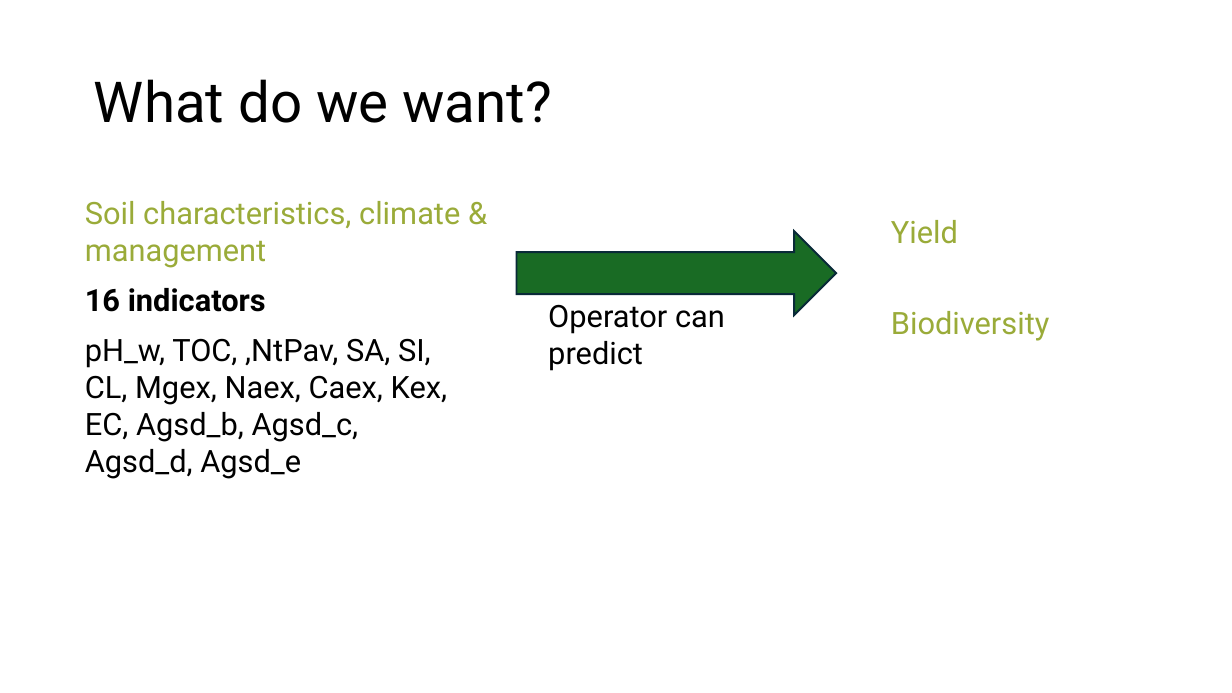
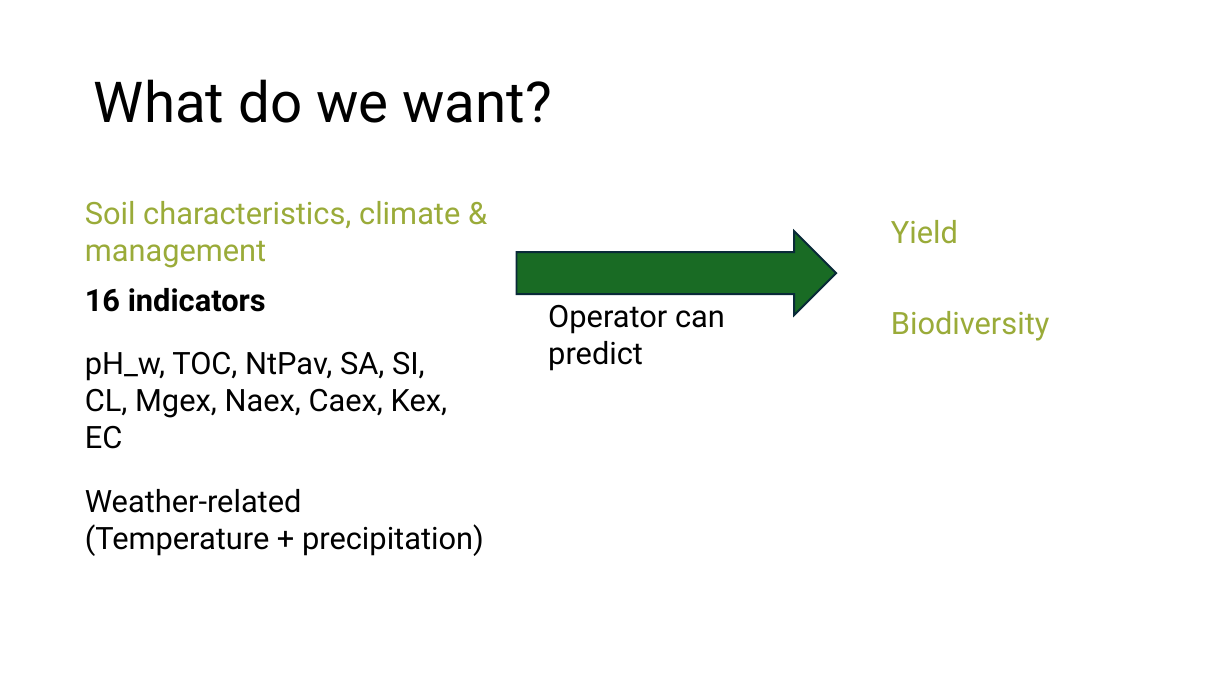
Before and after one commit to albgarre/soildiveragro, a slide deck: slide 2 of analysis.pptx. Drawn at 1232x693 pixels with LibreOffice and Linux fonts; fonts in the diff are those of the drawing. Boxes give left, top, right and bottom in pixels: in the first picture for what was removed or moved away, otherwise in the second. Text is boxed around its words. In the diff, an @@ line names an element or a change of style, - is before the commit and + after.

```diff
--- a/analysis.pptx
+++ b/analysis.pptx
@@ text at (85,351,448,449): text changed @@
-pH_w, TOC, ,NtPav, SA, SI, CL, Mgex, Naex, Caex, Kex, EC, Agsd_b, Agsd_c, Agsd_d, Agsd_e
+pH_w, TOC, NtPav, SA, SI, CL, Mgex, Naex, Caex, Kex, EC
@@ text added at (85,489,484,556), 24 pt, text #000000 @@
+Weather-related
+(Temperature + precipitation)
```
Also in this commit, not shown: 19 other files.
